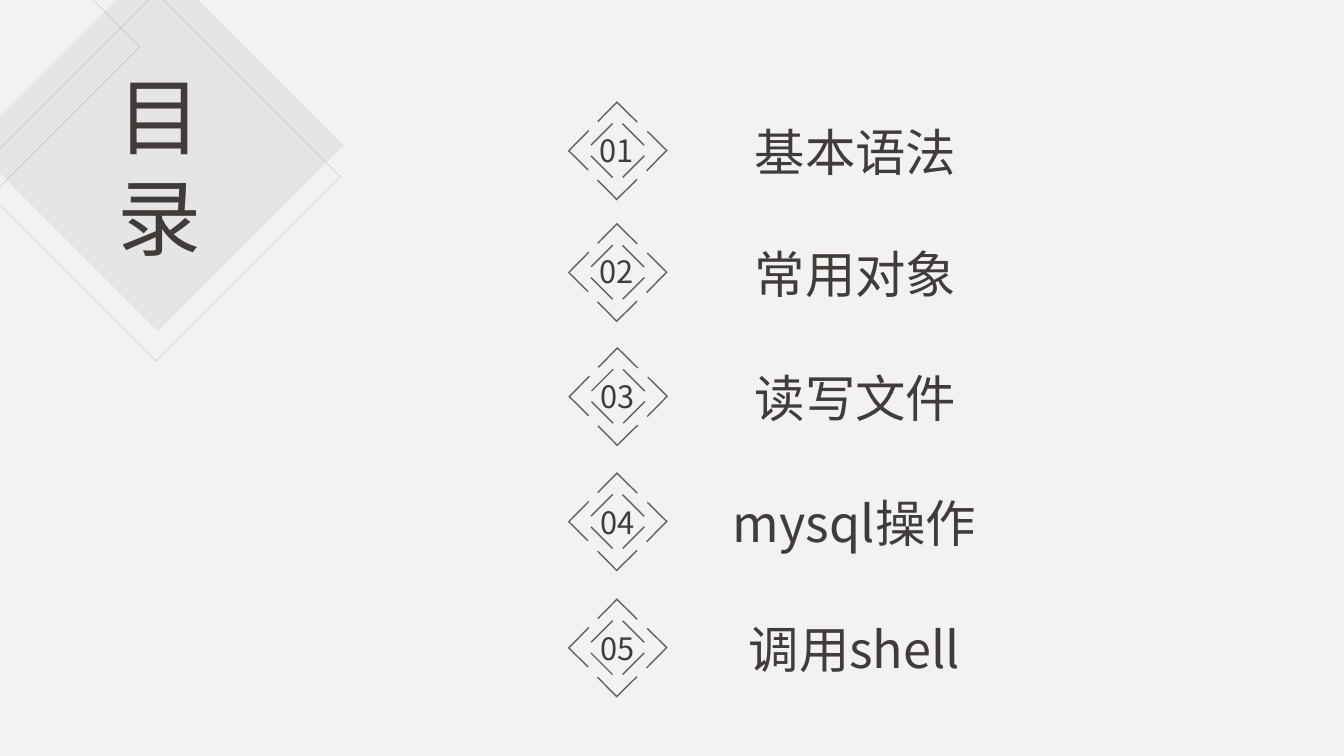
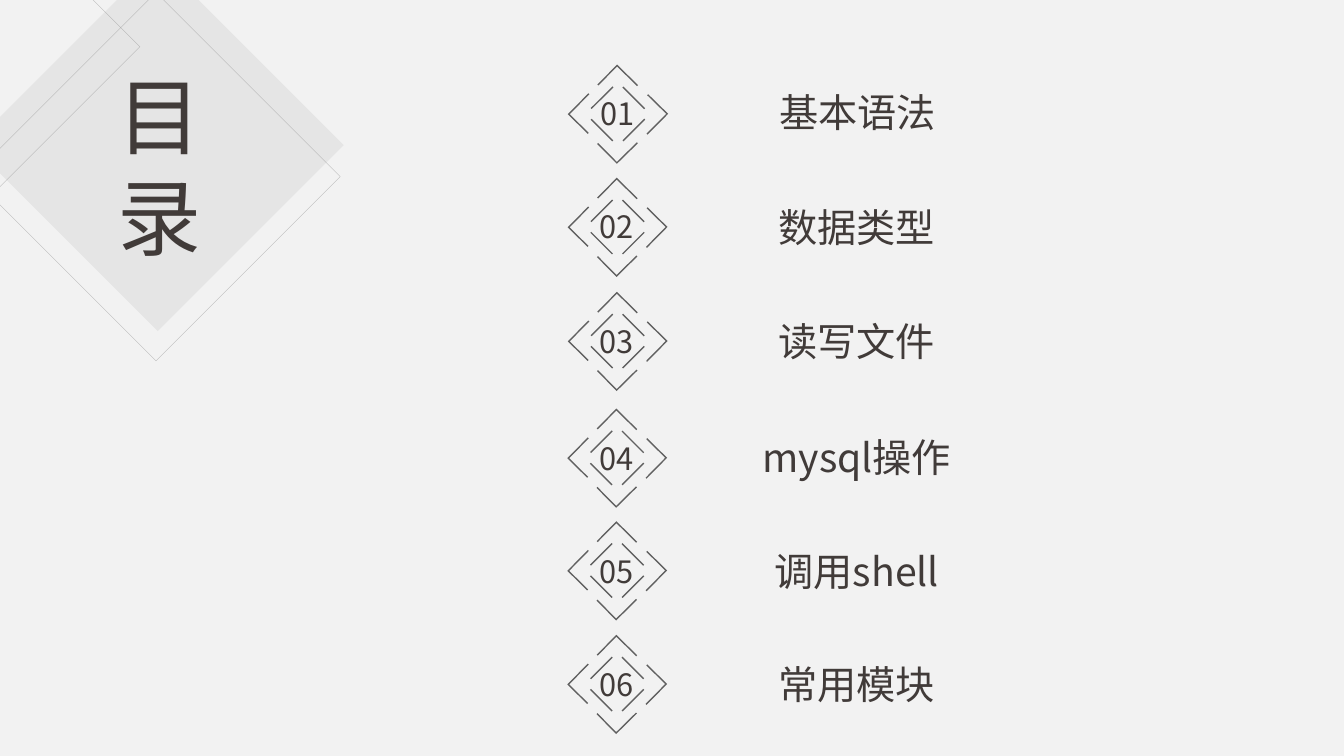
Before and after one commit to hanchuanchuan/goInception, a slide deck: slide 2 of python.pptx. Drawn at 1344x756 pixels with LibreOffice and Linux fonts; fonts in the diff are those of the drawing. Boxes give left, top, right and bottom in pixels: in the first picture for what was removed or moved away, otherwise in the second. Text is boxed around its words. In the diff, an @@ line names an element or a change of style, - is before the commit and + after.

```diff
--- a/python.pptx
+++ b/python.pptx
@@ 7 freeform shapes, 1 text moved together from (x1=569, y1=102, x2=644, y2=200) to (x1=569, y1=66, x2=645, y2=163) @@
@@ text "基本语法" moved from (x1=755, y1=128, x2=957, y2=175) to (x1=779, y1=94, x2=936, y2=130) @@
@@ freeform shape moved from (x1=647, y1=132, x2=667, y2=171) to (x1=647, y1=94, x2=667, y2=134) @@
@@ 8 freeform shapes, 1 text moved together from (x1=569, y1=224, x2=667, y2=322) to (x1=569, y1=178, x2=667, y2=276) @@
@@ text at (x1=779, y1=209, x2=936, y2=245): text changed; size 36 to 28 pt @@
-常用对象
+数据类型
@@ 8 freeform shapes, 1 text moved together from (x1=569, y1=348, x2=667, y2=446) to (x1=569, y1=292, x2=667, y2=390) @@
@@ text "读写文件" moved from (x1=755, y1=374, x2=957, y2=421) to (x1=779, y1=323, x2=936, y2=359) @@
@@ 8 freeform shapes, 1 text moved together from (x1=569, y1=473, x2=667, y2=571) to (x1=568, y1=409, x2=666, y2=507) @@
@@ text "mysql操作" moved from (x1=733, y1=499, x2=976, y2=554) to (x1=762, y1=439, x2=951, y2=481) @@
@@ 3 freeform shapes moved together from (x1=591, y1=600, x2=644, y2=642) to (x1=591, y1=522, x2=643, y2=565) @@
@@ size 36 to 28 pt in 4 elements at (x1=779, y1=94, x2=936, y2=130), (x1=779, y1=323, x2=936, y2=359), (x1=762, y1=439, x2=951, y2=481), (x1=775, y1=554, x2=939, y2=589) @@
@@ text "调用shell" moved from (x1=749, y1=627, x2=961, y2=672) to (x1=775, y1=554, x2=939, y2=589) @@
@@ 5 freeform shapes, 1 text moved together from (x1=569, y1=628, x2=667, y2=697) to (x1=568, y1=551, x2=666, y2=620) @@
@@ group added at (x1=568, y1=636, x2=666, y2=733): 8 freeform shapes, 1 text @@
+06
@@ text added at (x1=779, y1=666, x2=936, y2=702), 28 pt, text #413B39 @@
+常用模块
```
Also in this commit, not shown: 7 other slides changed, 4 slides added, 1 slide removed, 6 other files.
